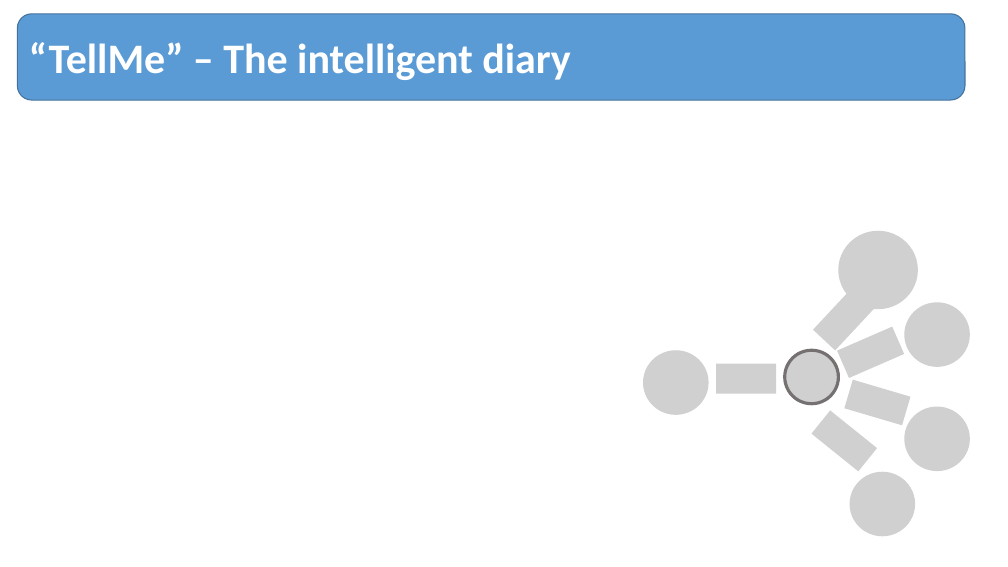
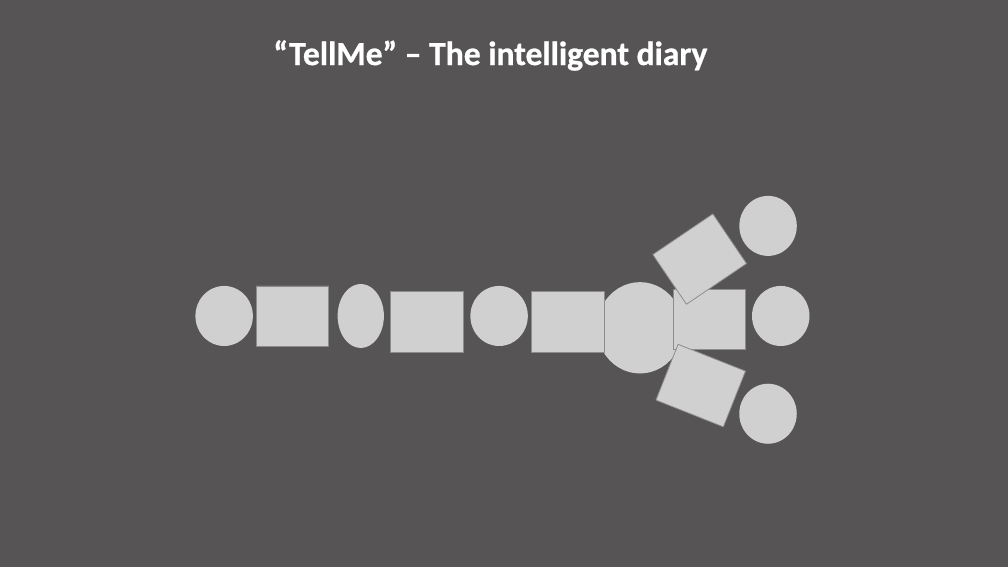
Before and after one commit to SimonPiep/HappyMemories, a slide deck: slide 1 of HappyMemories/Presentation/TellMe.pptx. Drawn at 1008x567 pixels with LibreOffice and Linux fonts; fonts in the diff are those of the drawing; grey boxes stand for pictures. Boxes give left, top, right and bottom in pixels: in the first picture for what was removed or moved away, otherwise in the second. Text is boxed around its words. In the diff, an @@ line names an element or a change of style, - is before the commit and + after.

```diff
--- a/HappyMemories/Presentation/TellMe.pptx
+++ b/HappyMemories/Presentation/TellMe.pptx
@@ rounded rectangle added at (0,0,1008,567), fill #3B3838 at 68% opacity @@
@@ text "“TellMe” – The intelligent diary": place and size @@
-text "“TellMe” – The intelligent diary" at (17,14,966,100)
+text "“TellMe” – The intelligent diary" at (273,40,708,71)
@@ text "“TellMe” – The intelligent diary" at (273,40,708,71): size 40 to 32 pt, letter outline none to #FFFFFF 0.8 pt; vertical alignment middle to top; fill #5B9BD5 to none; outline #43739E 1 pt to none @@
@@ group removed at (716,231,970,536): 9 pictures @@
@@ picture: place and size @@
-picture at (644,350,709,414)
+picture at (195,286,253,346)
@@ picture: place and size @@
-picture at (904,302,970,367)
+picture at (470,286,528,346)
@@ group added at (256,196,810,444): 11 pictures @@
```
Also in this commit, not shown: 1 slide added, 2 other files.
